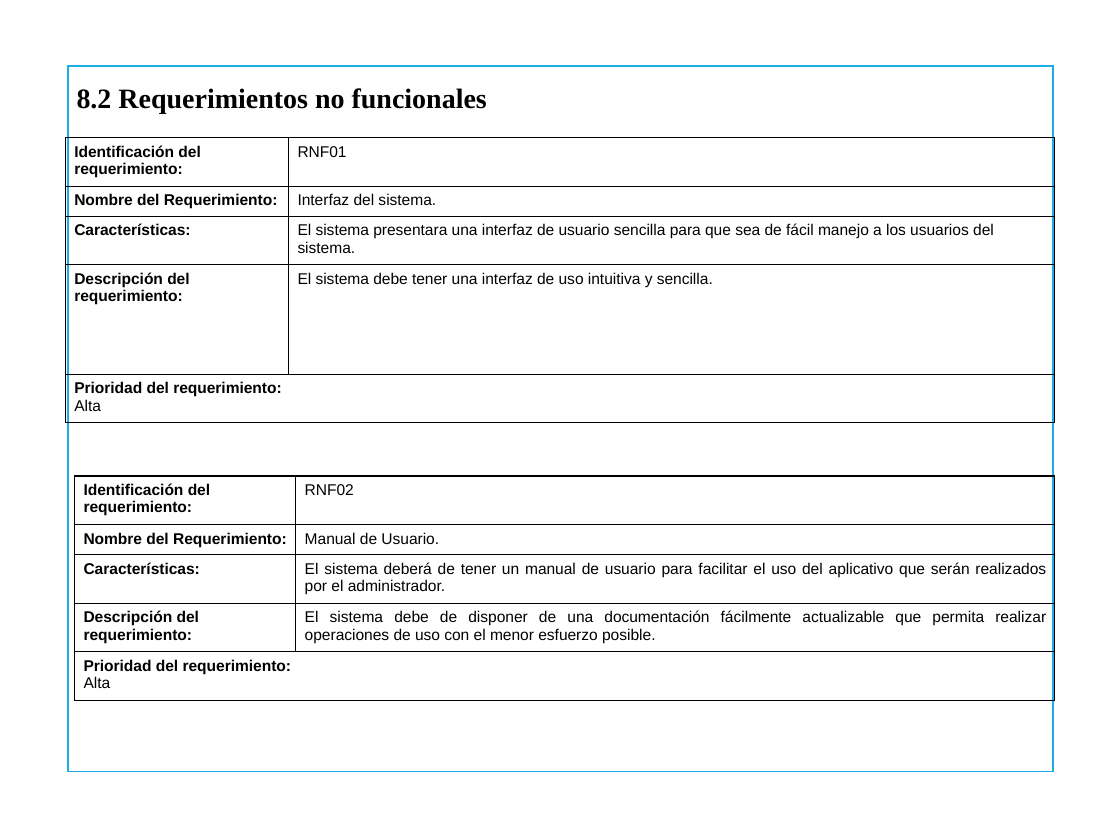
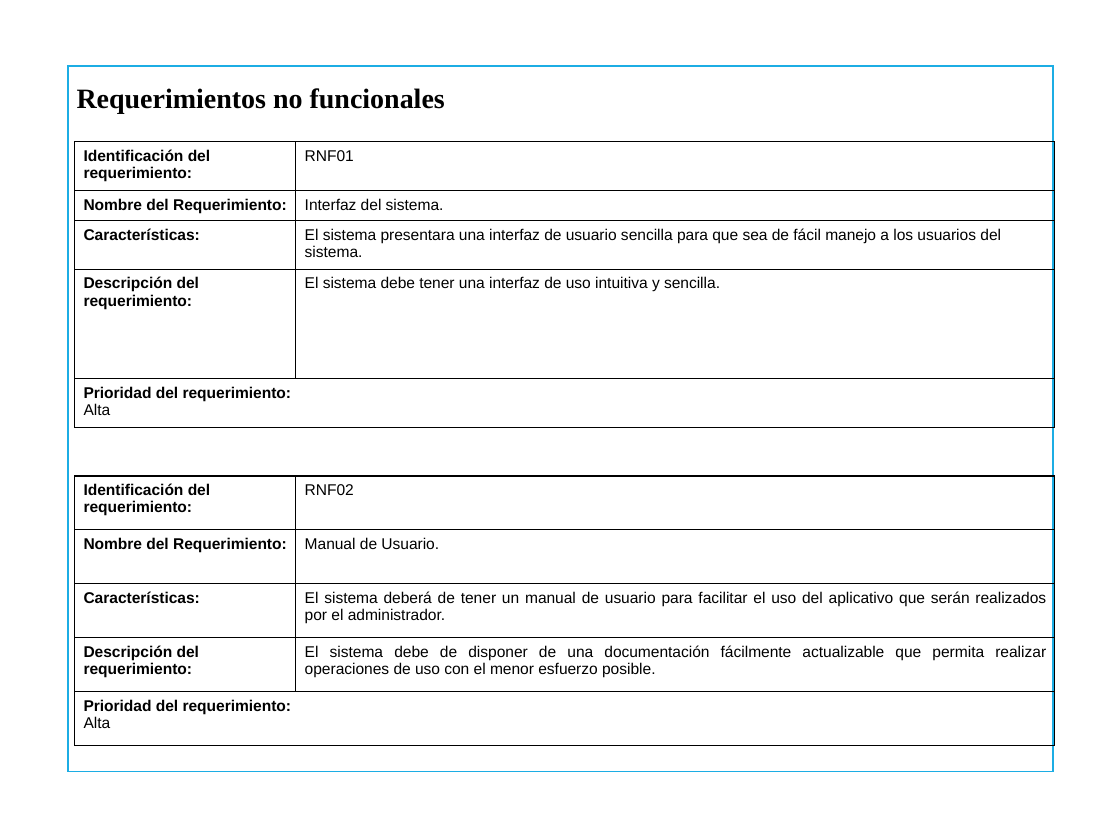
Before and after one commit to jackas779/proyecto, a slide deck: slide 21 of proyecto-4 (1).pptx (slide 18 before the commit). Drawn at 1120x840 pixels with LibreOffice and Linux fonts; fonts in the diff are those of the drawing; background and template pictures are left out. Boxes give left, top, right and bottom in pixels: in the first picture for what was removed or moved away, otherwise in the second. Text is boxed around its words. In the diff, an @@ line names an element or a change of style, - is before the commit and + after.

```diff
--- a/proyecto-4 (1).pptx
+++ b/proyecto-4 (1).pptx
@@ text at box(77, 88, 445, 113): text changed @@
-8.2 Requerimientos no funcionales
+Requerimientos no funcionales
@@ table: place and size @@
-table at box(65, 138, 1054, 505)
+table at box(75, 142, 1055, 446)
@@ table: place and size @@
-table at box(75, 476, 1055, 840)
+table at box(75, 476, 1055, 746)
```
Also in this commit, not shown: 10 other slides changed, 17 slides added, 8 slides removed.
